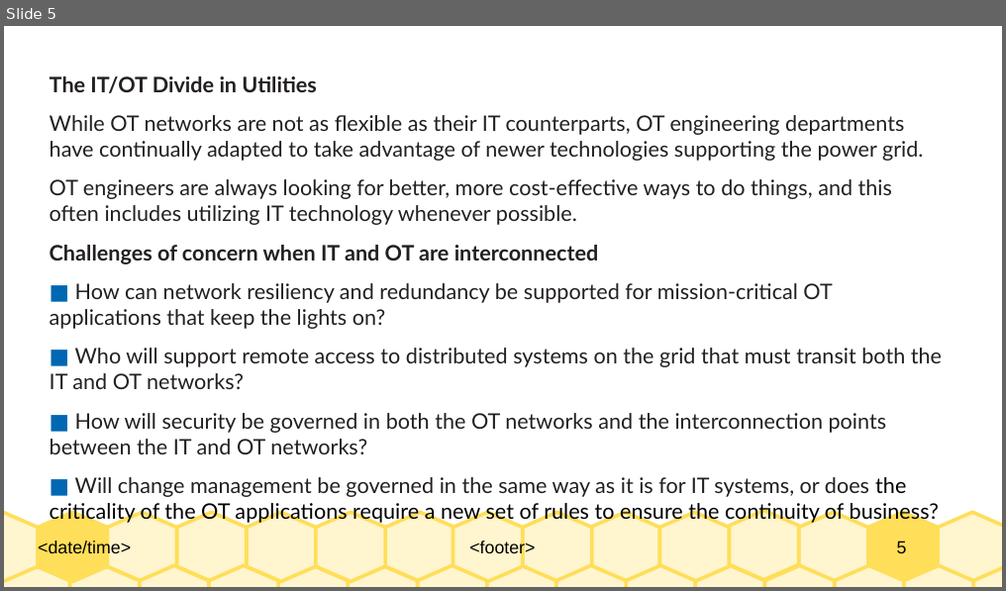
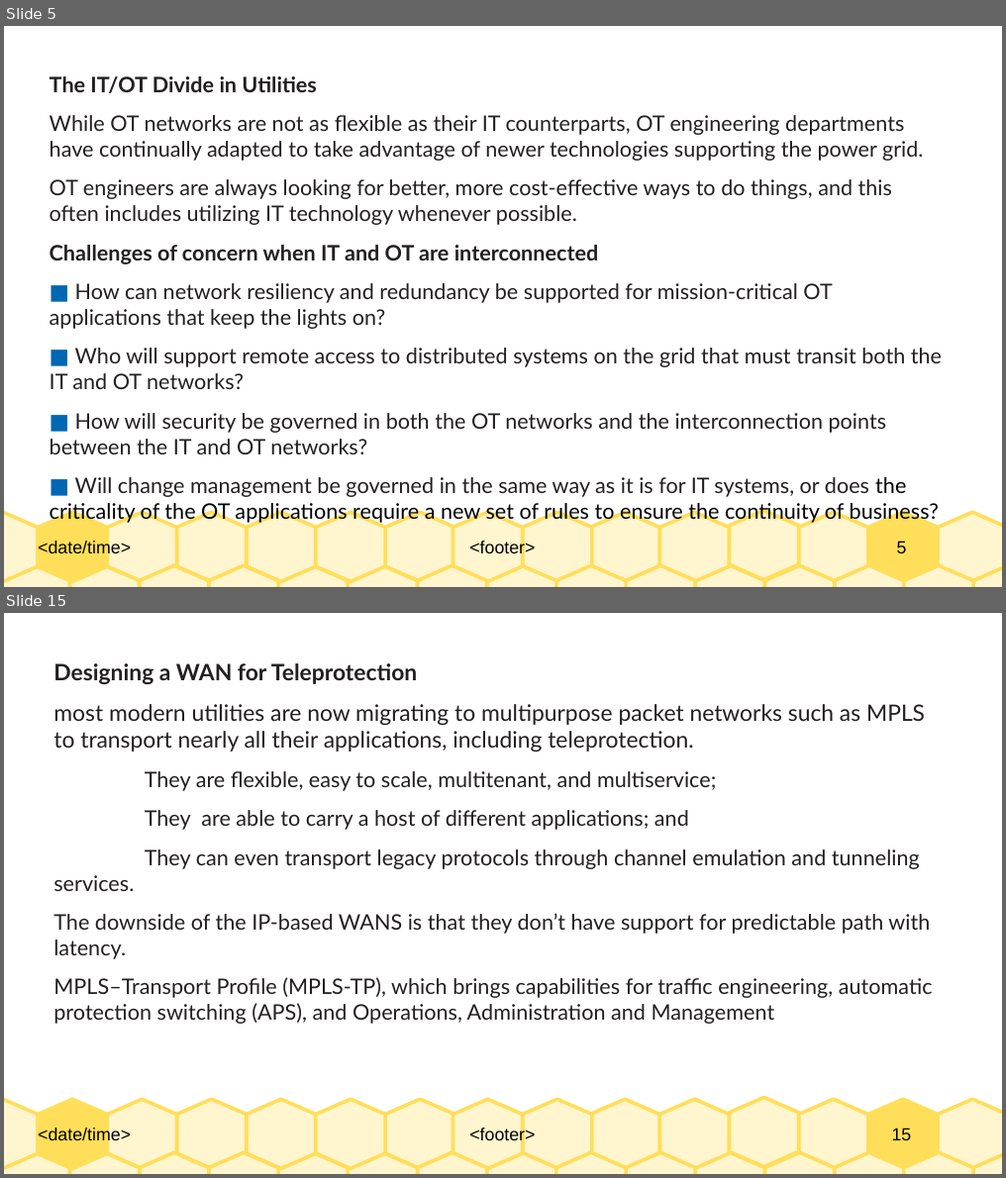
Before and after one commit to Dihfahsih1/Masters-Software-Engineering, a slide deck: yr-sem1/IoT/chapter-11-summary.odp. Shown one above the other, each under a label of ours: slide 5 before the commit, slides 5 and 15 after it; the slides between them are not shown. The pictures are 1006x591 and 1006x1178 pixels, drawn with LibreOffice and Linux fonts; fonts in the diff are those of the drawing. Boxes give left, top, right and bottom in pixels: in the first picture for what was removed or moved away, otherwise in the second. Text is boxed around its words. In the diff, an @@ line names an element or a change of style, - is before the commit and + after.

```diff
--- a/yr-sem1/IoT/chapter-11-summary.odp
+++ b/yr-sem1/IoT/chapter-11-summary.odp
@@ slide 15 added at <box>4,613,1002,1174</box>, background #FFFFFF; not listed: 33 template elements that a slide beside it also shows @@
@@ text added at <box>54,663,933,1024</box>, 17 pt, text #231F20 @@
+Designing a WAN for Teleprotection
+most modern utilities are now migrating to multipurpose packet networks such as MPLS to transport nearly all their applications, including teleprotection.
+They are flexible, easy to scale, multitenant, and multiservice;
+They are able to carry a host of different applications; and
+They can even transport legacy protocols through channel emulation and tunneling services.
+The downside of the IP-based WANS is that they don’t have support for predictable path with latency.
+MPLS–Transport Profile (MPLS-TP), which brings capabilities for traffic engineering, automatic protection switching (APS), and Operations, Administration and Management
```
Also in this commit, not shown: 11 other slides added.
